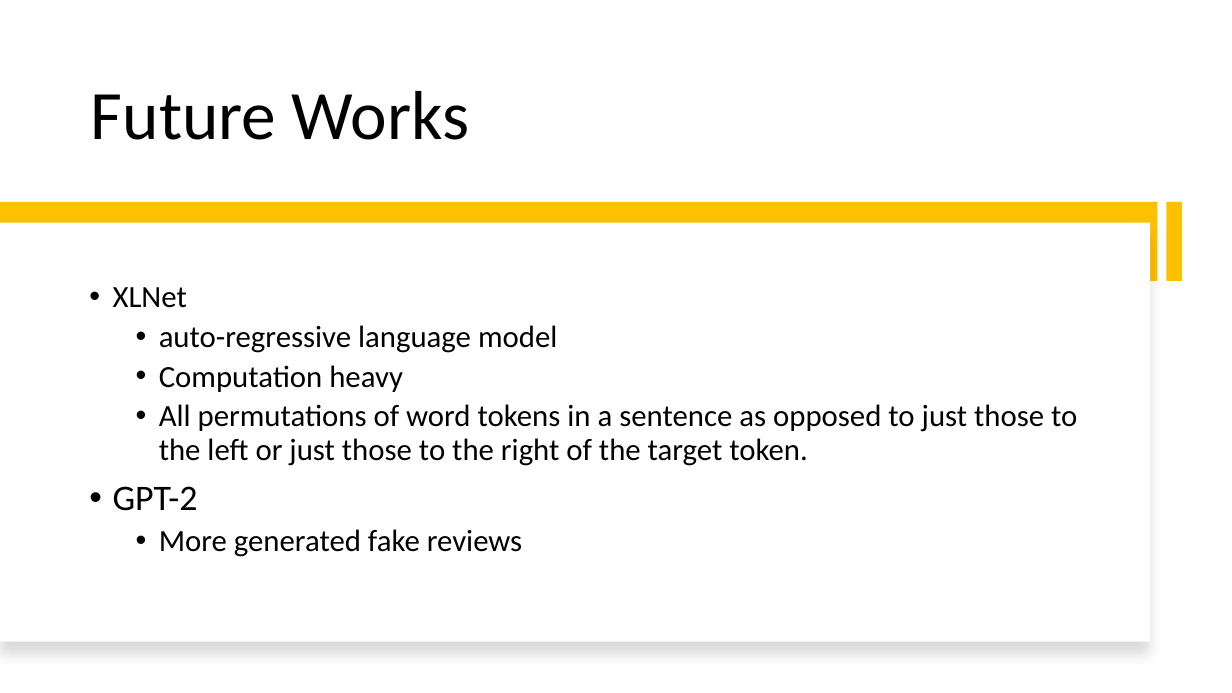
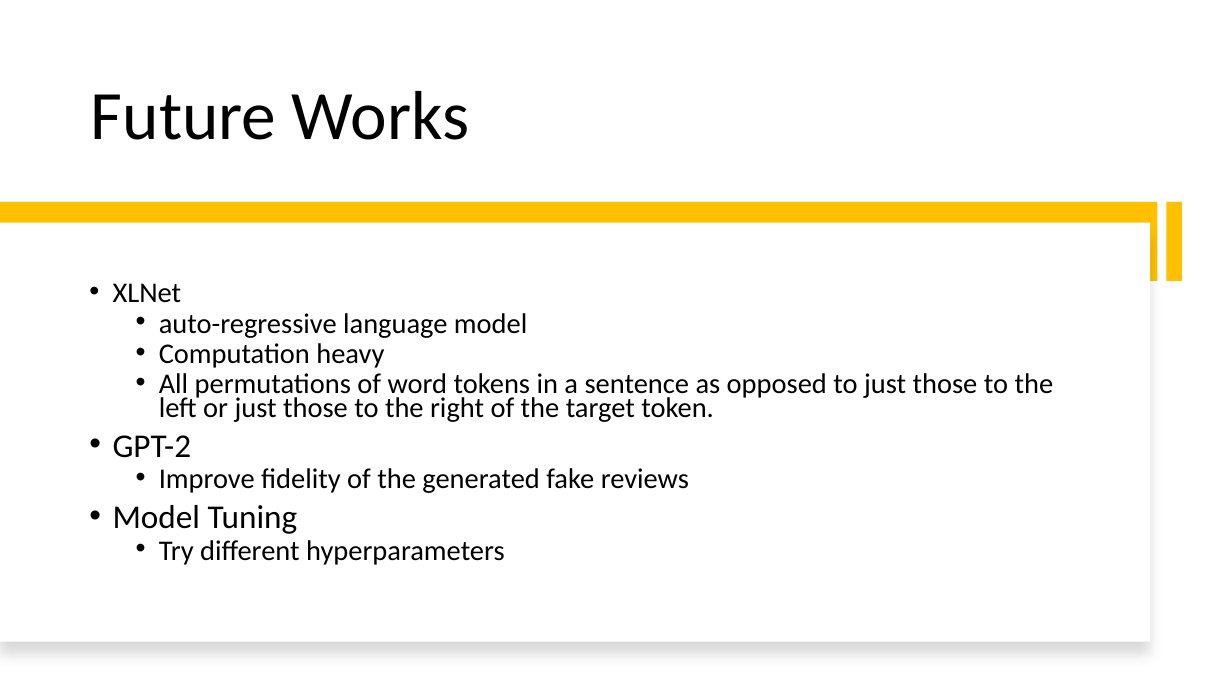
Before and after one commit to yizhang7210/w266-final-project, a slide deck: slide 13 of w266.pptx. Drawn at 1232x693 pixels with LibreOffice and Linux fonts; fonts in the diff are those of the drawing. Boxes give left, top, right and bottom in pixels: in the first picture for what was removed or moved away, otherwise in the second. Text is boxed around its words. In the diff, an @@ line names an element or a change of style, - is before the commit and + after.

Commit message:
updates

```diff
--- a/w266.pptx
+++ b/w266.pptx
@@ text at box(113, 283, 1054, 458): size 24 to 22.2 pt in "XLNet", "auto-regressive language model", "Computation heavy", "All permutations of word tokens in a ..."; size 28 to 25.9 pt in "GPT-2"; line spacing 0.9 to 0.7 @@
@@ text at box(113, 468, 689, 565): text changed; size 24 to 22.2 pt @@
-  • More generated fake reviews
+  • Improve fidelity of the generated fake reviews
+• Model Tuning
+  • Try different hyperparameters
```
